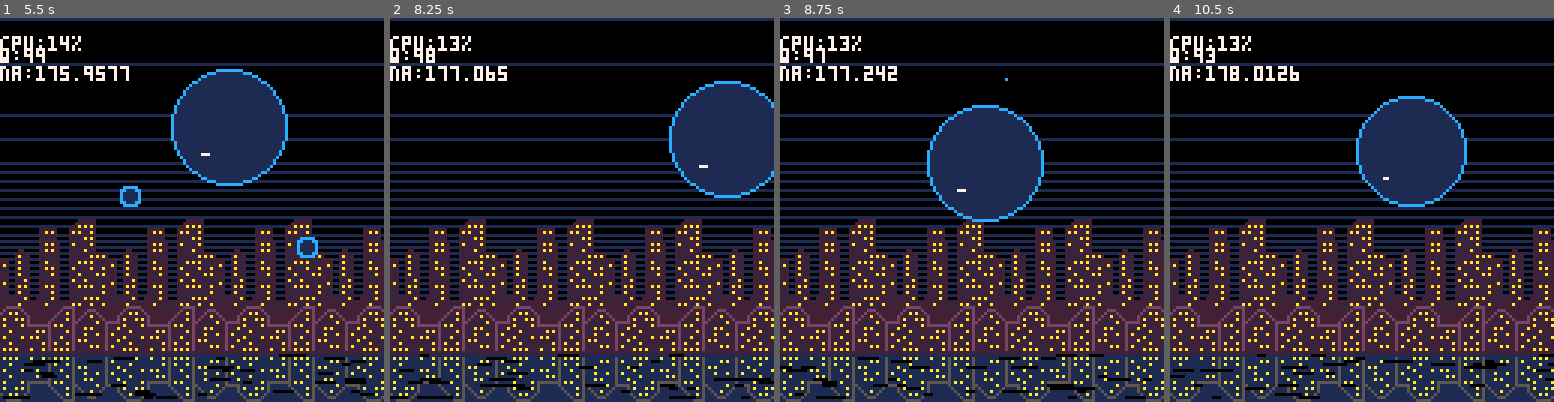
Above: before the commit, frames 1-4 (left to right).
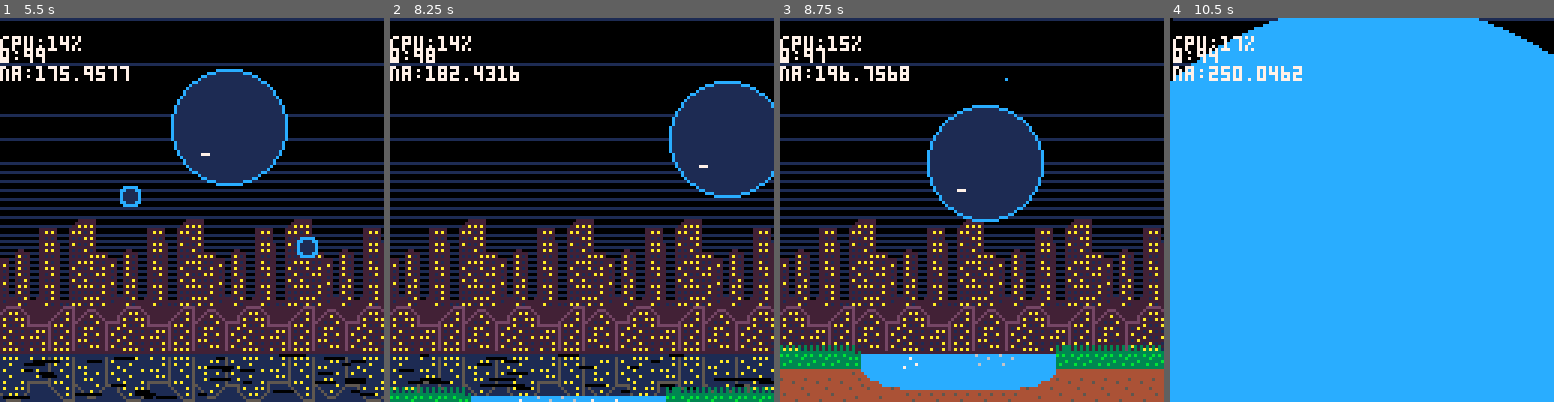
Above: after the commit, the same moments.

Repository: abemassry/rain-drop
Game: PICO-8 cartridge raindrop1.p8
Same seed, same stepped clock (60 frames per second), same inputs: the game is played once before the commit and once after it.
Inputs:
- Up to frame 1 (5.5 s): tap X (X key) at 0.33, 1.07, 1.85, 2.97, 4.08, 5.2 s; tap O (Z key) at 0.7, 1.7, 2.1, 2.5, 2.9, 3.3, 3.7, 4.1, 4.5, 4.9, 5.3 s; hold Right 1.6-2.1 s; hold Up 2.15-2.42 s; hold Right 2.47-3.03 s; hold Left 3.08-3.58 s; hold Down 3.63-3.97 s; hold Right 4.02-4.68 s; hold Up 4.73-5.03 s; hold Left from 5.08 s (still down)
- Up to frame 2 (8.25 s): release Left at 5.68 s; tap O (Z key) every 0.4 s from 5.7 to 8.1 s; hold Down 5.73-6.03 s; hold Right 6.08-6.58 s; tap X (X key) at 6.32, 7.43 s; hold Right 6.63-7.13 s; hold Up 7.18-7.45 s; hold Right 7.5-8.07 s; hold Left from 8.12 s (still down)
- Up to frame 3 (8.75 s): tap O (Z key) at 8.5 s; tap X (X key) at 8.55 s; release Left at 8.62 s; hold Down from 8.67 s (still down)
- Up to frame 4 (10.5 s): tap O (Z key) every 0.4 s from 8.9 to 10.1 s; release Down at 9 s; hold Right 9.05-9.72 s; tap X (X key) at 9.67 s; hold Up 9.77-10.07 s; hold Left from 10.12 s (still down)

Frame 1 is identical in both runs. In frame 2, 2.6% of the frame differs, in the area x 0-100%, y 4-100%; in frame 3, 13%; in frame 4, 97%, in the area x 0-100%, y 0-100%.

Commit message:
first stage pretty much done

Diff:
--- a/raindrop1.p8
+++ b/raindrop1.p8
@@ -19,6 +19,7 @@
 	-- overlay_state 0 title screen
 	-- overlay_state 1 main play
 	-- overlay_state 2 pause
+	-- overlay_state 3 end of level
 	pause_length = 5
 	negative_altitude = 174 -- default 0
 	-- remember to change weight as well back to 1 in one_up
@@ -27,7 +28,7 @@
 	drone_token = 0
 	hit_token = 0
 	water_shimmer_token = 1
-	water_sparkle = {194, 195, 196, 197, 194}
+	water_sparkle = {194, 195, 196, 197}
 	dodge_state = 0
 	drone_dodge_state = 0
 	one_up_hit = 0
@@ -35,6 +36,10 @@
 	explode_animation = 0
 	offset = 0
 	accel_shake = 0
+	end_stage_control = 0
+	huge_splash = 0
+	huge_splash_particles = 0
+	huge_splash_sound = 0
 	first_raindrop()
 	for i=0,30 do
 		add_new_droplet(0)
@@ -140,10 +145,15 @@
 				x=xinit,
 				y=yinit,
 				t=tinit,
+				d=direction,
 				draw=function(self)
 					-- TODO: fall faster
 					if (flr(rnd(2)) == 0) then
-						pset(self.x+(((ri*0.5)+self.t)*cos(i)), self.y+(((ri*0.5)+self.t)*sin(i))-(self.t*2)-5, 12)
+						if (direction < 0) then
+							pset(self.x+(((ri*0.75)+self.t)*cos(i)), self.y+(((ri*0.75)+self.t)*sin(i))-(self.t)-5, 12)
+						else
+							pset(self.x+(((ri*0.5)+self.t)*cos(i)), self.y+(((ri*0.5)+self.t)*sin(i))-(self.t*2)-5, 12)
+						end
 					end
 				end,
 				update=function(self)
@@ -177,6 +187,30 @@
 	end
 	t+=1
 	return t
+end
+
+function draw_huge_splash(xinit, yinit)
+	if (huge_splash_particles < 2) then
+		add_explode_particle(xinit, yinit, 10, -1, 0)
+	end
+	huge_splash_particles+=1
+
+	if huge_splash_particles < 25 then
+		for op in all(one_up_particles) do
+			op:update()
+			op:draw()
+		end
+	elseif huge_splash_particles < 40 then
+		circfill(xinit, yinit, huge_splash_particles*3, 12)
+	end
+
+	if huge_splash_particles > 40 then
+		for op in all(one_up_particles) do
+			op:remove()
+		end
+	end
+
+	-- overlay_state = 3
 end
 
 function screen_shake(acs)
@@ -348,26 +382,30 @@
 		stage=0,
 		col=7,
 		draw=function(self)
-			if self.weight < 5 then
-				pset(self.x,self.y,self.col)
-			elseif self.weight >=5 and self.weight <= 10 then
-				draw_drop_two(self.x, self.y, self.col)
-			elseif self.weight > 10 and self.weight <= 15 then
-				draw_drop_three(self.x, self.y, self.col)
+			if (huge_splash == 0) then
+				if self.weight < 5 then
+					pset(self.x,self.y,self.col)
+				elseif self.weight >=5 and self.weight <= 10 then
+					draw_drop_two(self.x, self.y, self.col)
+				elseif self.weight > 10 and self.weight <= 15 then
+					draw_drop_three(self.x, self.y, self.col)
+				else
+					self.radius=flr(self.weight/5)
+					if (btn(⬅️)) then
+						self.direction = 1
+					end
+					if (btn(➡️)) then
+						self.direction = 2
+					end
+					draw_circle(self.x, self.y, self.radius, self.direction)
+						-- self.explode_t = draw_one_up_explode(self.x, self.y, self.radius, self.direction, self.explode_t)
+					if (btn(⬇️) and self.exhaust == 1) then
+						add_new_exhaust(self.x, self.y, self.radius)
+					end
+					-- pset(self.x,self.y,8)
+				end
 			else
-				self.radius=flr(self.weight/5)
-				if (btn(⬅️)) then
-					self.direction = 1
-				end
-				if (btn(➡️)) then
-					self.direction = 2
-				end
-				draw_circle(self.x, self.y, self.radius, self.direction)
-					-- self.explode_t = draw_one_up_explode(self.x, self.y, self.radius, self.direction, self.explode_t)
-				if (btn(⬇️) and self.exhaust == 1) then
-					add_new_exhaust(self.x, self.y, self.radius)
-				end
-				-- pset(self.x,self.y,8)
+				draw_huge_splash(self.x, self.y)
 			end
 		end,
 		update=function(self)
@@ -397,67 +435,75 @@
 			if self.weight > 20 and self.stage == 1 then
 				self.exhaust = 1
 			end
-			if (btn(⬅️)) then
-				self.x-=self.speed
-			end
-			if (btn(➡️)) then
-				self.x+=self.speed
-			end
-			if (btn(⬆️)) then
-				self.y-=self.speed
-			end
-			if (btn(⬇️)) then
-				self.y+=self.speed
-				if self.exhaust == 1 then
-					if self.accel_toggle == 0 then
-						self.accel += 1
-						self.weight -= 1
-						self.accel_toggle = 1
-					else
-						self.accel_toggle = 0
-					end
+			if (end_stage_control == 0) then
+				if (btn(⬅️)) then
+					self.x-=self.speed
+				end
+				if (btn(➡️)) then
+					self.x+=self.speed
+				end
+				if (btn(⬆️)) then
+					self.y-=self.speed
+				end
+				if (btn(⬇️)) then
+					self.y+=self.speed
+					if self.exhaust == 1 then
+						if self.accel_toggle == 0 then
+							self.accel += 1
+							self.weight -= 1
+							self.accel_toggle = 1
+						else
+							self.accel_toggle = 0
+						end
+						if self.accel < 0 then
+							self.accel = 0
+						end
+						if self.weight < 20 then
+							self.accel = 0
+						end
+					end
+					if self.weight > 4 then
+						negative_altitude += (self.accel / 350)
+						negative_altitude += (weight_to_speed(self.weight, self.accel) / 350)
+					end
+					self.accel_time+=1
+					if self.accel_time > 45 then
+						accel_shake = 1
+					end
+					if self.weight < 20 then
+						accel_shake = 0
+					end
+				else
+					self.accel -= 1
 					if self.accel < 0 then
 						self.accel = 0
 					end
-					if self.weight < 20 then
-						self.accel = 0
-					end
-				end
-				if self.weight > 4 then
-					negative_altitude += (self.accel / 350)
-					negative_altitude += (weight_to_speed(self.weight, self.accel) / 350)
-				end
-				self.accel_time+=1
-				if self.accel_time > 45 then
-					accel_shake = 1
-				end
-				if self.weight < 20 then
+					if self.weight > 4 then
+						negative_altitude += (weight_to_speed(self.weight, self.accel) / 350)
+					end
+					self.accel_time = 0
 					accel_shake = 0
 				end
+				if self.y > 90 and self.weight > 10 then
+					self.y = 90
+				elseif self.y > 128 then
+					self.y = 128
+				end
+				if self.y < 0 then
+					self.y = 0
+				end
+				if self.x > 128 then
+					self.x = 128
+				end
+				if self.x < 0 then
+					self.x = 0
+				end
 			else
-				self.accel -= 1
-				if self.accel < 0 then
-					self.accel = 0
-				end
-				if self.weight > 4 then
-					negative_altitude += (weight_to_speed(self.weight, self.accel) / 350)
-				end
-				self.accel_time = 0
-				accel_shake = 0
-			end
-			if self.y > 90 and self.weight > 10 then
-				self.y = 90
-			elseif self.y > 128 then
-				self.y = 128
-			end
-			if self.y < 0 then
-				self.y = 0
-			end
-			if self.x > 128 then
-				self.x = 128
-			end
-			if self.x < 0 then
-				self.x = 0
+				self.y+=self.speed
+				if self.y > 100 then
+					self.y = 100
+					huge_splash = 1
+				end
 			end
 		end
 	}
@@ -695,9 +741,9 @@
 					self.x < osx_max and
 					self.y > osy_min and
 					self.y < osy_max) then
-						if (hit_token > 100) then
-							one_up_hit = 1
-						end
+					if (hit_token > 100) then
+						one_up_hit = 1
+					end
 			end
 			if self.y < -30 then
 				del(drones, self)
@@ -708,25 +754,32 @@
 
 function draw_end_first_stage_bg(bg_height)
 	bg_height+=156
-	bg_height+=2
 	if (bg_height < 104) then
+		if (bg_height == 103) then
+			end_stage_control = 1
+			music(-1)
+			sfx(14)
+		end
 		bg_height = 104
 	end
+
 	spr(192, 0, bg_height, 1, 3)
 	spr(192, 8, bg_height, 1, 3)
 	spr(192, 16, bg_height, 1, 3)
 	spr(193, 24, bg_height, 1, 3)
+	spr(198, 32, bg_height, 1, 3)
 	if (cloud_token % 2 == 0) then
-		for i=1,5 do
+		for i=1,4 do
 			sp=flr(rnd(3))+194
 			water_sparkle[i] = sp
 		end
 	end
-	for i=32,80,8 do
+	for i=40,72,8 do
 		j = flr(i/16)
 		spr(water_sparkle[j], i, bg_height, 1, 1)
 		spr(210, i, bg_height+8, 1, 2)
 	end
+	spr(198, 80, bg_height, 1, 3, true, false)
 	spr(193, 88, bg_height, 1,3, true, false)
 	for i=92,128,8 do
 		spr(192, i, bg_height, 1, 3)
@@ -806,6 +859,8 @@
 		elseif accel_shake == 1 then
 			screen_shake(1)
 			sfx(13)
+		elseif huge_splash_particles > 2 and huge_splash_particles < 75 then
+			screen_shake()
 		else
 			camera(0,0)
 		end
@@ -868,6 +923,9 @@
 			draw_skyline(bg_height)
 
 			if negative_altitude > 175 then
+				if negative_altitude > 177 and negative_altitude < 300 then
+					negative_altitude*=1.005
+				end
 				draw_end_first_stage_bg(bg_height)
 			end
 		end
@@ -898,6 +956,8 @@
 		print('cpu:'..flr(stat(1)*100)..'%', 0, 6, 7)
 		print('w:'..one_up.weight, 0, 10, 7)
 		print('na:'..negative_altitude, 0, 16, 7)
+	elseif overlay_state == 3 then
+		cls()
 	end
 end
 
Not shown, changed: 21 lines of the sprite sheet (__gfx__) section of raindrop1.p8
Not shown, changed: the sound effects (__sfx__) section of raindrop1.p8
Not shown, changed: todo.txt
